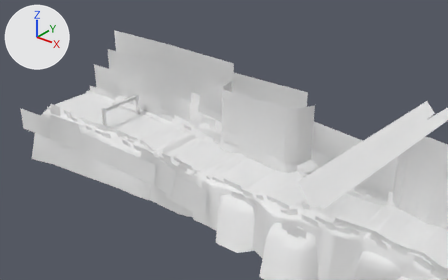
What one commit did to the FBX model Assets/Map/Models/Theme_01/Forest_05.fbx.
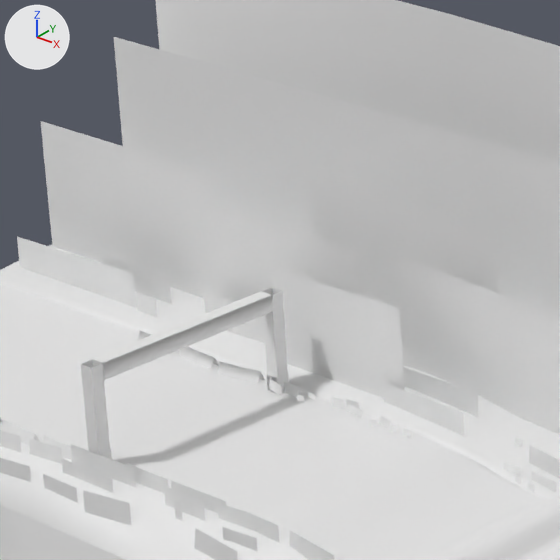
There are two pictures of each version: one from a 50 mm camera at (143.8, -99.2, 70.0) aimed at (48.0, 20.6, -4.3), one close up on the part from 19% to 42% of the width and 15% to 52% of the height. The lights are fixed; the arrows at upper left show +X, +Y and +Z. Where no turn or scale is listed for an object, it has been applied to the vertices.

The scene before the commit, as lines of its bpy script (objects in view):
```python
me_mesh_005 = bpy.data.meshes.new('Mesh.005')
me_mesh_005.from_pydata(...)  # 2743 vertices, 3018 faces; spans x -351.0..351.0, y -7.0..10.0, z -3.0..3.0
me_mesh_005.materials.append(mat_ground_mat_03)  # white #e7e7e7
me_mesh_007 = bpy.data.meshes.new('Mesh.007')
me_mesh_007.from_pydata(...)  # 132 vertices, 108 faces; spans x -277.0..277.0, y -6.0..9.0, z -2.0..2.0
me_mesh_007.materials.append(mat_label_mat_01)  # white #e7e7e7
me_mesh_009 = bpy.data.meshes.new('Mesh.009')
me_mesh_009.from_pydata(...)  # 80 vertices, 32 faces; spans x -0.41..0.41, y -6.47..6.47, z -2.76..2.76
# faces by material slot: [12, 20]
me_mesh_009.materials.append(mat_leak_mat_01)  # white #e7e7e7
me_mesh_009.materials.append(mat_label_mat_01)  # white #e7e7e7
ob_ground_01 = bpy.data.objects.new('Ground_01', me_mesh_005)
ob_ground_01.location = (351.07, 4.03, -2.28)
ob_label_01 = bpy.data.objects.new('Label_01', me_mesh_007)
ob_label_01.location = (290.31, 5.22, -1.32)
ob_start_01 = bpy.data.objects.new('Start_01', me_mesh_009)
ob_start_01.location = (23.89, 5.68, 2.76)
# also in view: 'Tree_01' at (349.2, 12.2, -0.6); 'Mountain_01' at (348.3, 6.5, -4.2); 'Grass_01' at (211.2, 14.2, -0.2)
```
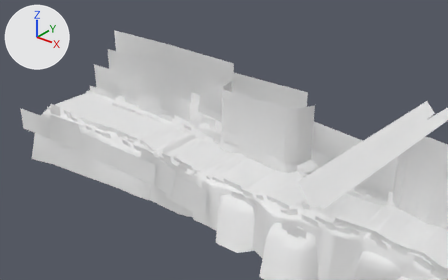
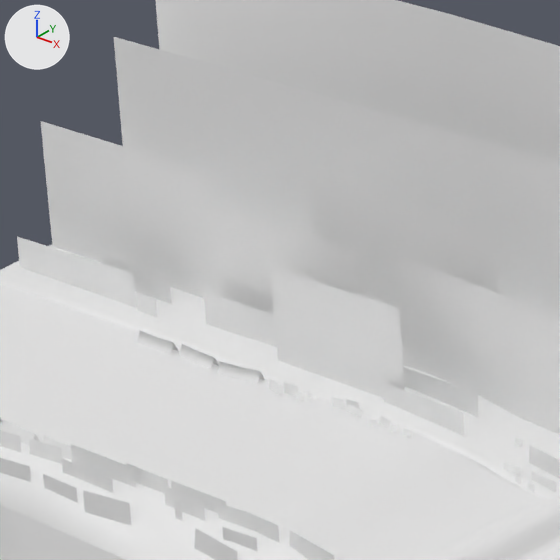
Changed parts and their boxes (x1, y1, x2, y2) in the close-ups (560 x 560 px):
'Start_01', deleted
    before: (81, 288, 289, 460)
    faces in mat_label_mat_01 (white #e7e7e7): (88, 291, 289, 460)
    faces in mat_leak_mat_01 (white #e7e7e7): (81, 288, 288, 454)

The change, as a diff of the scene's bpy script:
```diff
--- a/Assets/Map/Models/Theme_01/Forest_05.fbx.py
+++ b/Assets/Map/Models/Theme_01/Forest_05.fbx.py
@@ ob_start_01 @@
-ob_start_01 = bpy.data.objects.new('Start_01', me_mesh_009)
-ob_start_01.location = (23.89, 5.68, 2.76)
```
